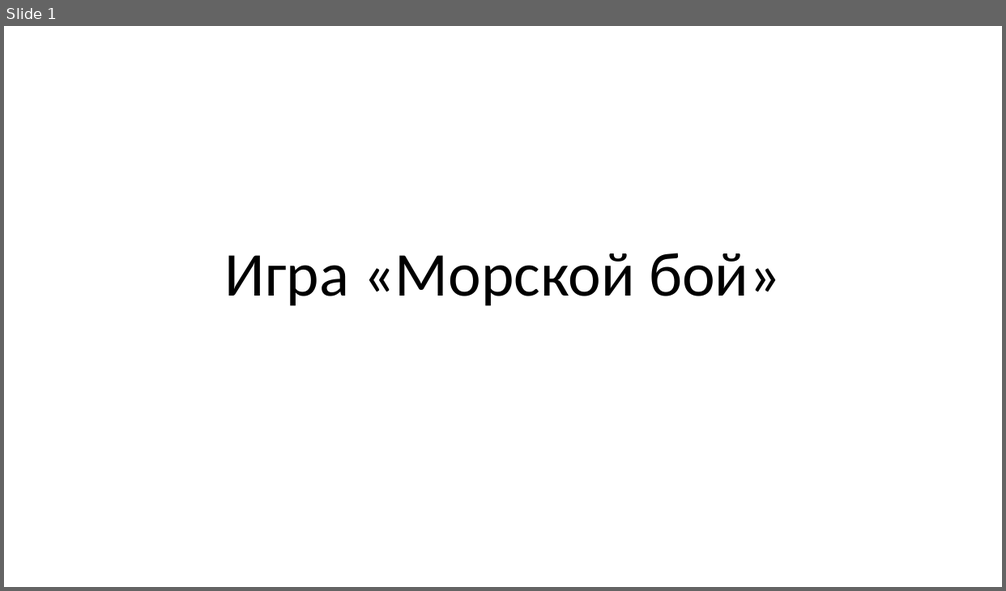
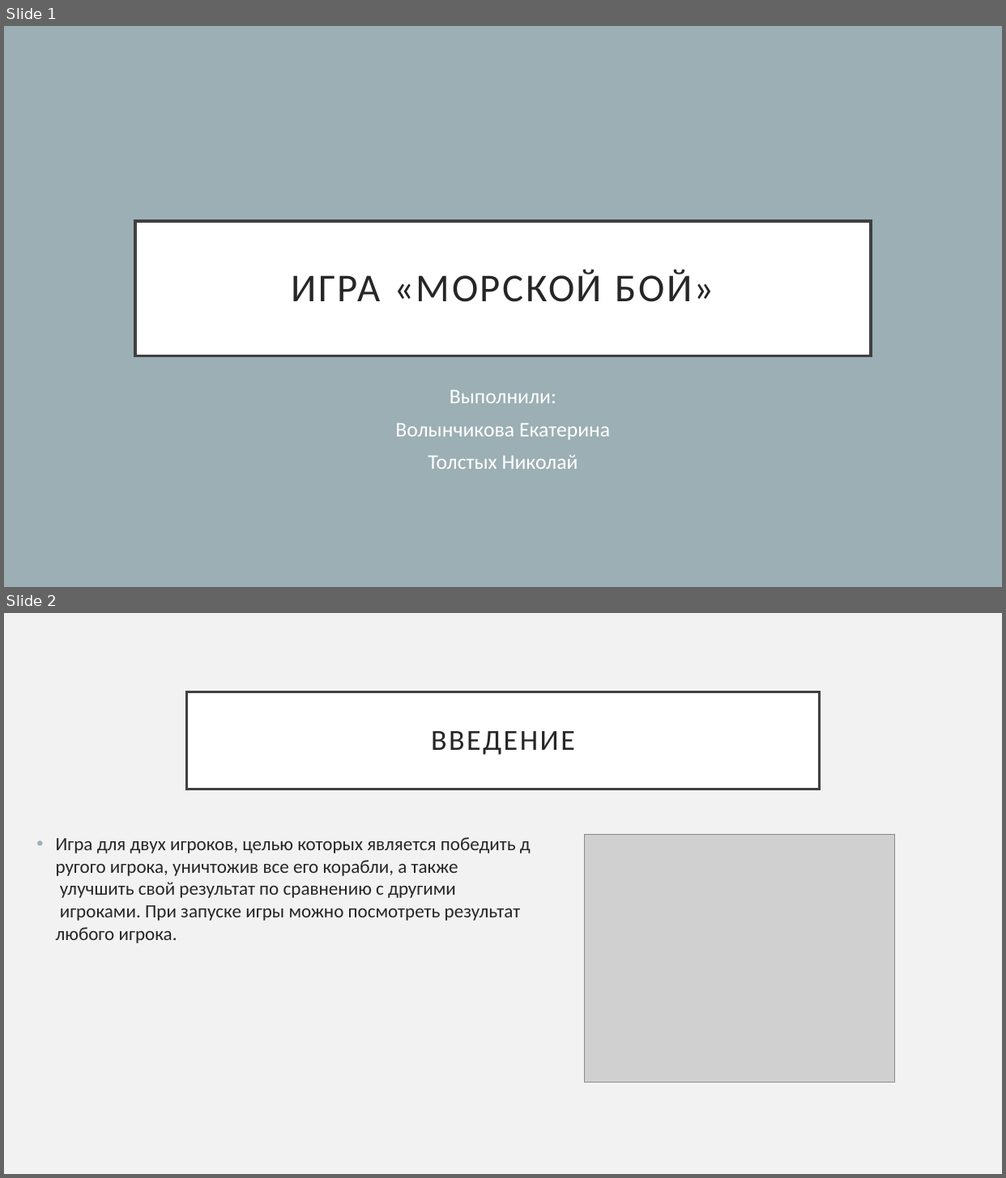
Before and after one commit to TheKolaysik/Game_MB, a slide deck: Igra_Morskoy_boy.pptx. Shown one above the other, each under a label of ours: slide 1 before the commit, slides 1 and 2 after it. The pictures are 1006x591 and 1006x1178 pixels, drawn with LibreOffice and Linux fonts; fonts in the diff are those of the drawing; grey boxes stand for pictures. Boxes give left, top, right and bottom in pixels: in the first picture for what was removed or moved away, otherwise in the second. Text is boxed around its words. In the diff, an @@ line names an element or a change of style, - is before the commit and + after.

```diff
--- a/Igra_Morskoy_boy.pptx
+++ b/Igra_Morskoy_boy.pptx
@@ slide 2 added at (4,613,1002,1174), background #F2F2F2 @@
@@ title added at (187,692,819,789), fill #FFFFFF, outline #404040 2.5 pt, 28 pt, text #262626 @@
+ВВЕДЕНИЕ
@@ text added at (56,837,521,943), 18 pt, text #262626 @@
+• Игра для двух игроков, целью которых является победить другого игрока, уничтожив все его корабли, а также улучшить свой результат по сравнению с другими игроками. При запуске игры можно посмотреть результат любого игрока.
@@ picture added at (584,834,895,1082) @@
@@ slide 1 changed as well @@
@@ background #FFFFFF to #9BAFB5 @@
@@ title "ИГРА «МОРСКОЙ БОЙ»": place and size @@
-title "ИГРА «МОРСКОЙ БОЙ»" at (225,253,781,306)
+title "ИГРА «МОРСКОЙ БОЙ»" at (135,221,871,356)
@@ title "ИГРА «МОРСКОЙ БОЙ»" at (135,221,871,356): vertical alignment bottom to middle; fill none to #FFFFFF; outline none to #404040 3 pt @@
@@ title at (291,269,714,302): text changed; size 60 to 38 pt; text colour #000000 to #262626 @@
-Игра «Морской бой»
+ИГРА «МОРСКОЙ БОЙ»
@@ subtitle added at (395,390,610,469), 20 pt, text #FFFFFF @@
+Выполнили:
+Волынчикова Екатерина
+Толстых Николай
```
Also in this commit, not shown: 4 other slides added, 2 slides removed.
